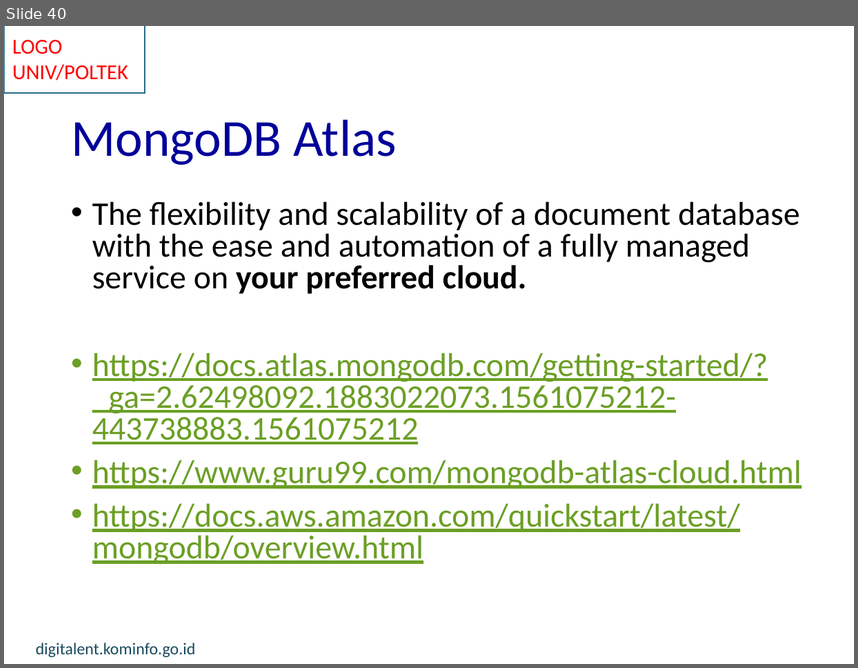
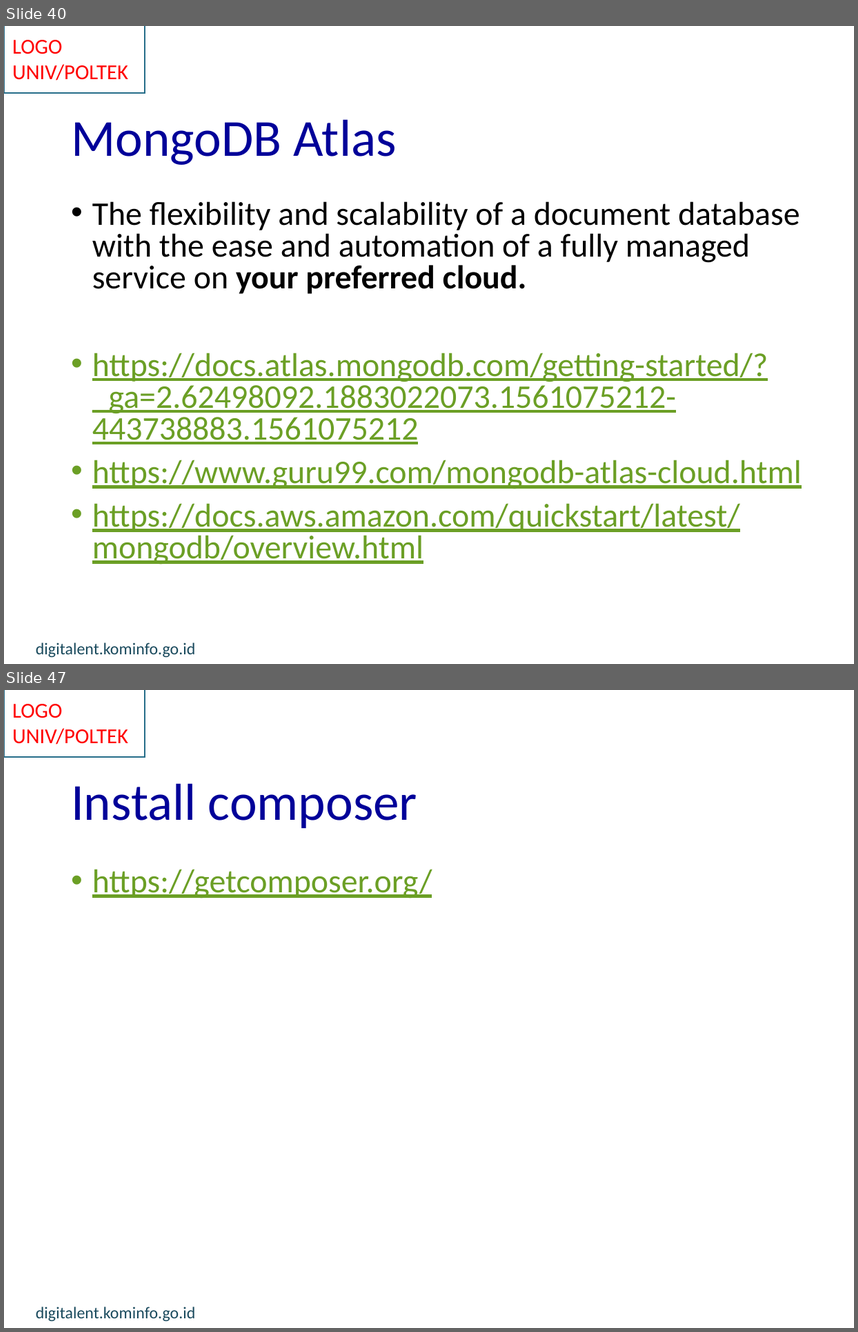
Before and after one commit to munif/iot-mongodb, a slide deck: IoT - 25 - Data Storage MongoDB rev 2.pptx. Shown one above the other, each under a label of ours: slide 40 before the commit, slides 40 and 47 after it; the slides between them are not shown. The pictures are 858x668 and 858x1332 pixels, drawn with LibreOffice and Linux fonts; fonts in the diff are those of the drawing; background and template pictures are left out. Boxes give left, top, right and bottom in pixels: in the first picture for what was removed or moved away, otherwise in the second. Text is boxed around its words. In the diff, an @@ line names an element or a change of style, - is before the commit and + after.

```diff
--- a/IoT - 25 - Data Storage MongoDB rev 2.pptx
+++ b/IoT - 25 - Data Storage MongoDB rev 2.pptx
@@ slide 47 added at (x1=4, y1=690, x2=854, y2=1328), background #FFFFFF; not listed: 3 template elements that a slide beside it also shows @@
@@ title added at (x1=71, y1=783, x2=417, y2=828), 44 pt, text #000099 @@
+Install composer
@@ text added at (x1=92, y1=869, x2=432, y2=898), 28 pt, text #6B9F25, underline @@
+• https://getcomposer.org/
```
Also in this commit, not shown: 7 other slides added, 2 other files.
